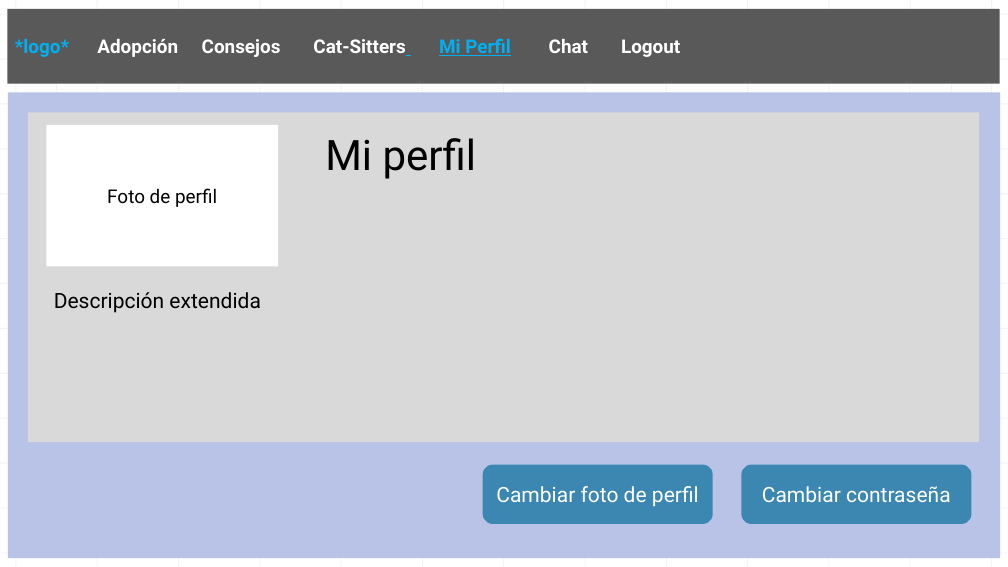
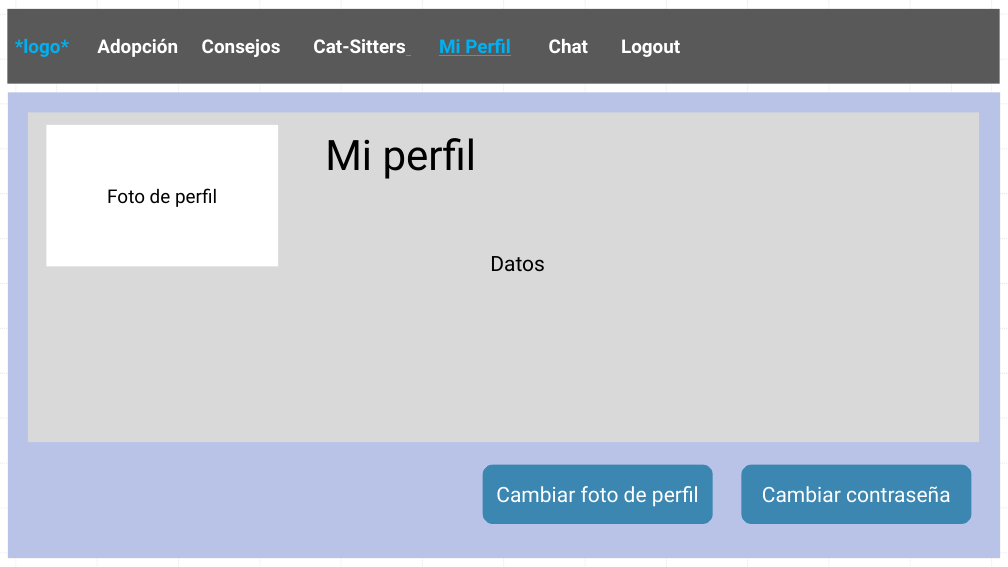
Before and after one commit to AndresIturria/Cat-Attack, a slide deck: slide 11 of Docs/Documento de diseño Cat-Attack.pptx (slide 9 before the commit). Drawn at 1008x567 pixels with LibreOffice and Linux fonts; fonts in the diff are those of the drawing. Boxes give left, top, right and bottom in pixels: in the first picture for what was removed or moved away, otherwise in the second. Text is boxed around its words. In the diff, an @@ line names an element or a change of style, - is before the commit and + after.

```diff
--- a/Docs/Documento de diseño Cat-Attack.pptx
+++ b/Docs/Documento de diseño Cat-Attack.pptx
@@ text added at (490, 256, 545, 271), 20 pt, text #000000 @@
+Datos
@@ text removed at (54, 292, 260, 313) @@
-Descripción extendida
```
Also in this commit, not shown: 8 other slides changed, 3 slides added, 1 slide removed, 14 other files.
